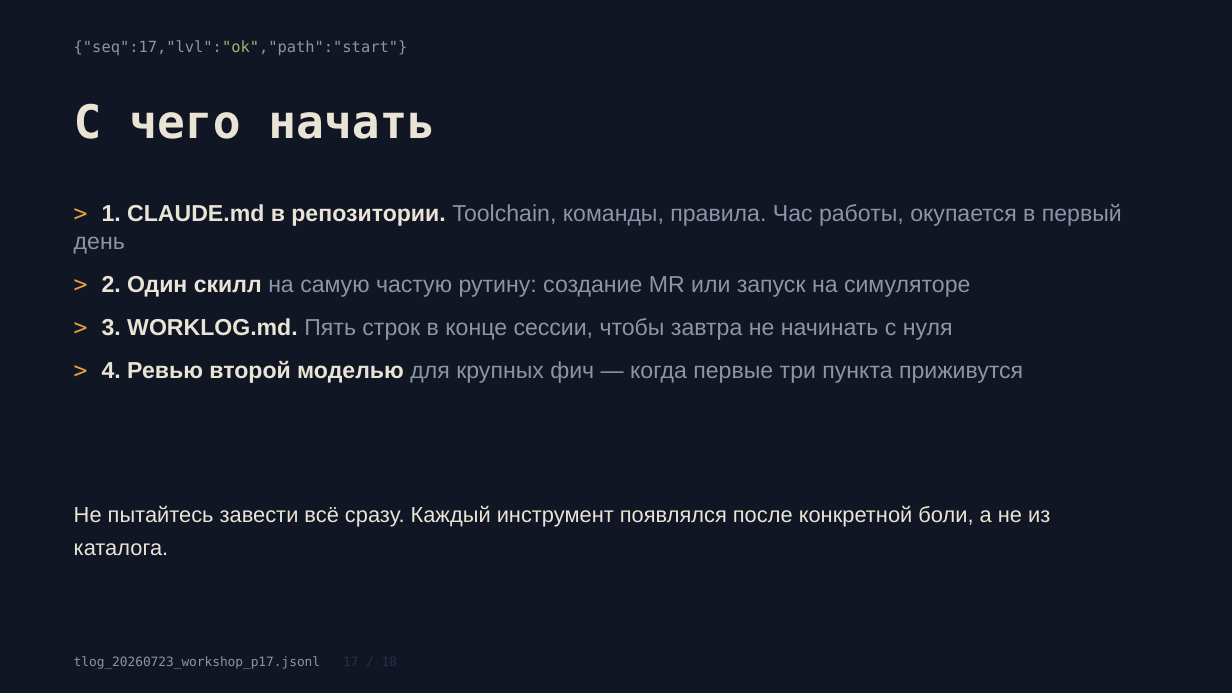
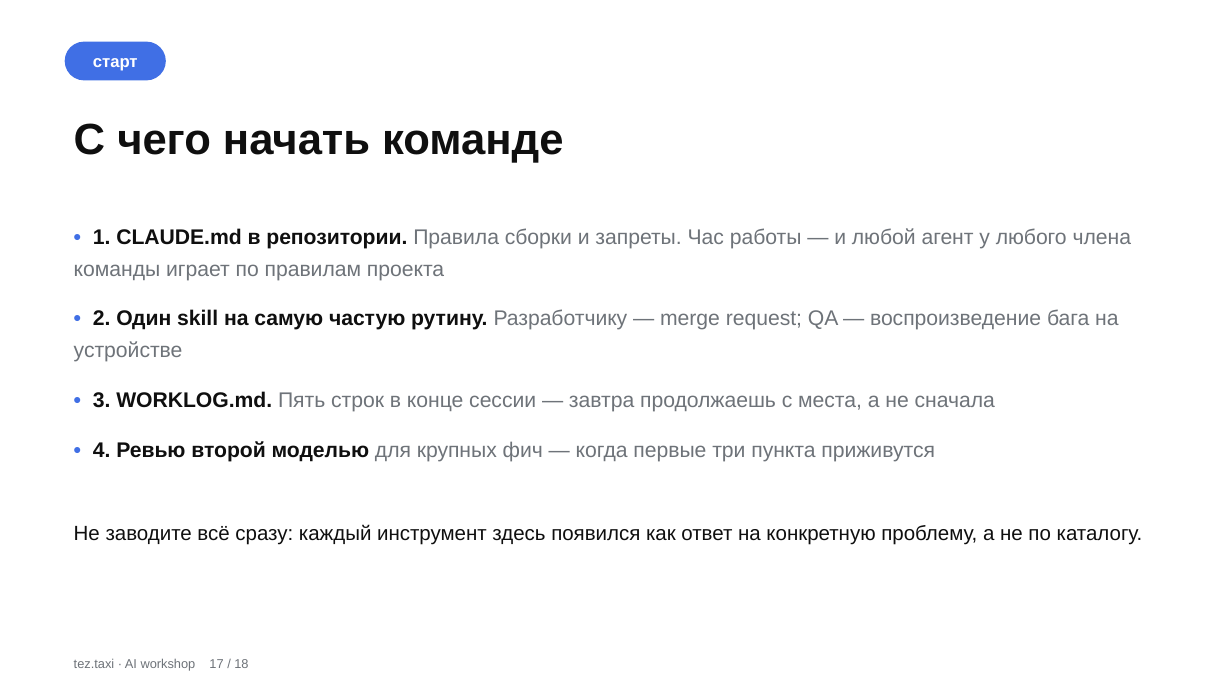
Before and after one commit to Ruslan660/flutter_team_logger, a slide deck: slide 17 of docs/slides/ai-workshop.pptx. Drawn at 1232x693 pixels with LibreOffice and Linux fonts; fonts in the diff are those of the drawing. Boxes give left, top, right and bottom in pixels: in the first picture for what was removed or moved away, otherwise in the second. Text is boxed around its words. In the diff, an @@ line names an element or a change of style, - is before the commit and + after.

Commit message:
docs(workshop): redo deck in Tez Taxi app style for a broader technical audience
- Darb palette (light surfaces, brand-accent blue, attention yellow),
  app-like cards and section pills
- plain language, no developer slang; QA-relevant examples
- dedicated slides for rtk, superpowers, codex and the SDD approach
- only repo-versioned skills are mentioned

```diff
--- a/docs/slides/ai-workshop.pptx
+++ b/docs/slides/ai-workshop.pptx
@@ background #101623 to #FFFFFF @@
@@ rounded rectangle added at (65,42,165,80), fill #406FE5, 13 pt, text #FFFFFF, bold @@
+старт
@@ text removed at (74,40,408,55) @@
-{"seq":17,"lvl":"ok","path":"start"}
@@ text at (74,123,563,163): text changed; size 36 to 34 pt; font DejaVu Sans Mono to Arial; text colour #E9E4D6 to #0F0F0F @@
-С чего начать
+С чего начать команде
@@ text at (74,228,1131,462): text changed; size 18 to 16.5 pt; text colour #8B95A7 to #6E7379 @@
-> 1. CLAUDE.md в репозитории. Toolchain, команды, правила. Час работы, окупается в первый день
-> 2. Один скилл на самую частую рутину: создание MR или запуск на симуляторе
-> 3. WORKLOG.md. Пять строк в конце сессии, чтобы завтра не начинать с нуля
-> 4. Ревью второй моделью для крупных фич — когда первые три пункта приживутся
+• 1. CLAUDE.md в репозитории. Правила сборки и запреты. Час работы — и любой агент у любого члена команды играет по правилам проекта
+• 2. Один skill на самую частую рутину. Разработчику — merge request; QA — воспроизведение бага на устройстве
+• 3. WORKLOG.md. Пять строк в конце сессии — завтра продолжаешь с места, а не сначала
+• 4. Ревью второй моделью для крупных фич — когда первые три пункта приживутся
@@ text at (74,524,1143,545): text changed; size 17 to 16 pt; text colour #E9E4D6 to #0F0F0F @@
-Не пытайтесь завести всё сразу. Каждый инструмент появлялся после конкретной боли, а не из каталога.
+Не заводите всё сразу: каждый инструмент здесь появился как ответ на конкретную проблему, а не по каталогу.
@@ text at (74,658,248,671): text changed; font DejaVu Sans Mono to Arial; text colour #8B95A7 to #6E7379 @@
-tlog_20260723_workshop_p17.jsonl 17 / 18
+tez.taxi · AI workshop 17 / 18
```
Also in this commit, not shown: 2 other slides changed, 15 slides added, 15 slides removed, 1 other file.
